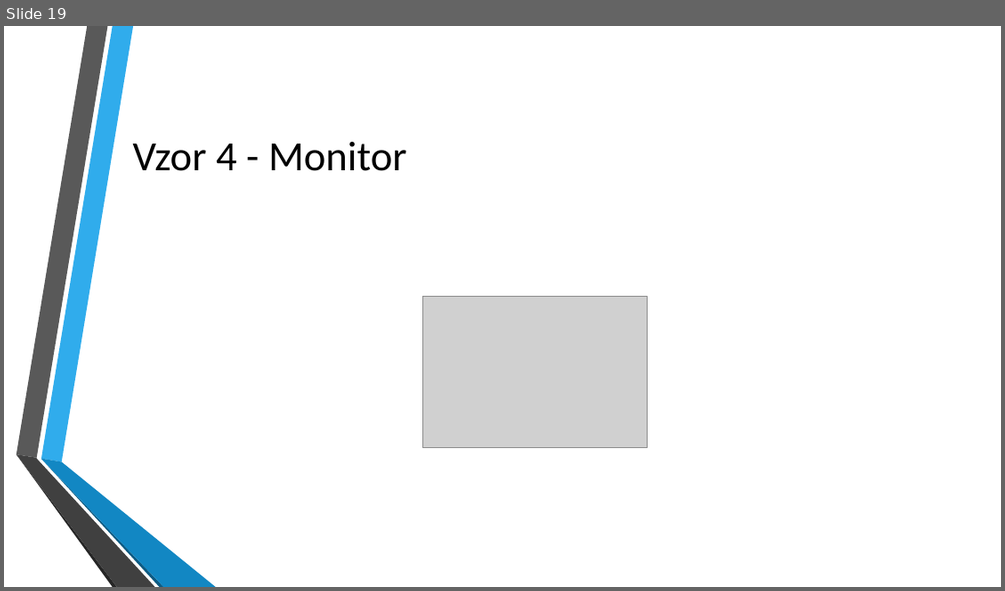
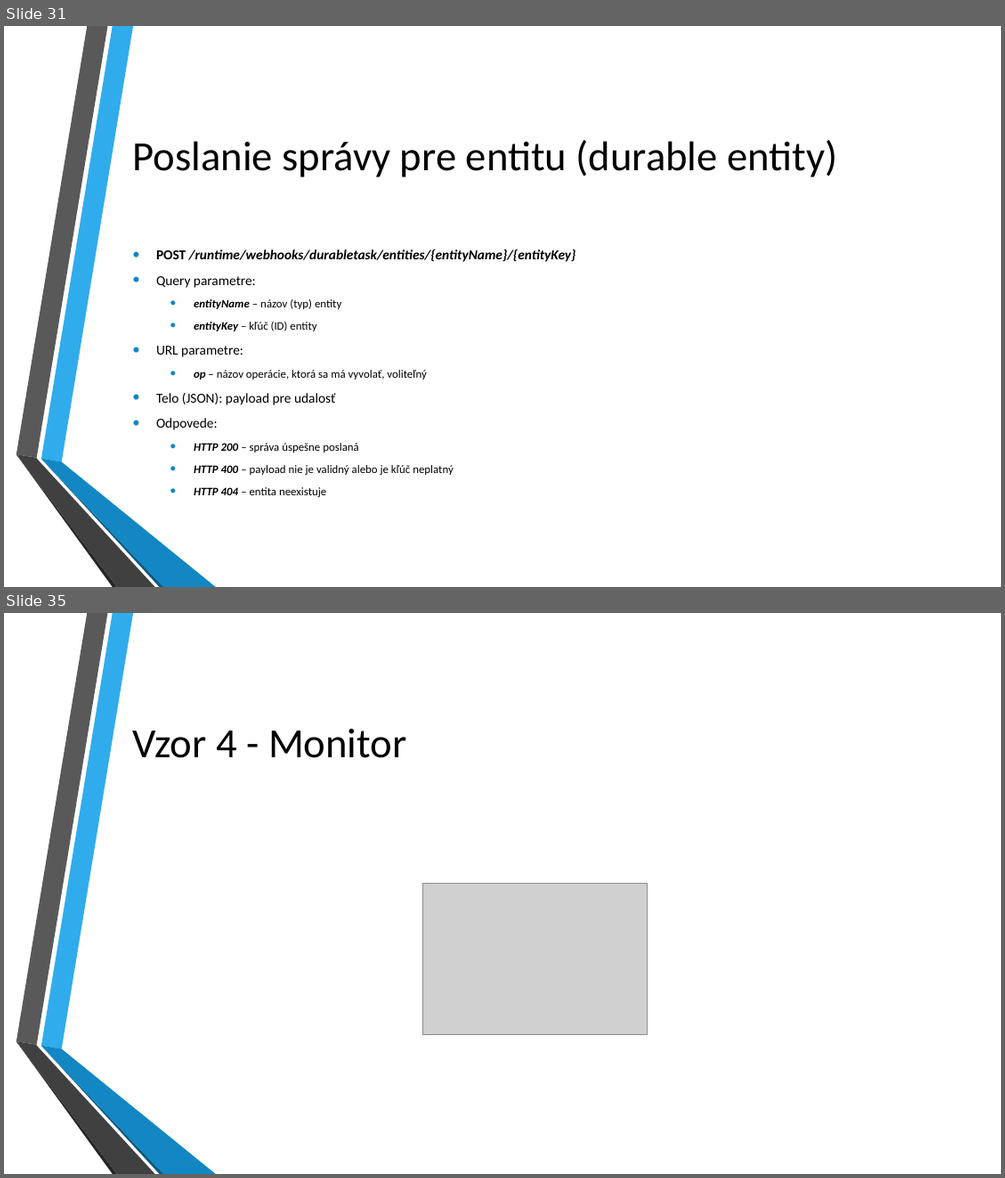
Before and after one commit to kubinko/Azure-Resources-Overview, a slide deck: 05 - Durable Functions/Durable Functions.pptx. Shown one above the other, each under a label of ours: slide 19 before the commit, slides 31 and 35 after it; the slides between them are not shown. The pictures are 1005x591 and 1005x1178 pixels, drawn with LibreOffice and Linux fonts; fonts in the diff are those of the drawing; grey boxes stand for pictures; background and template pictures are left out. Boxes give left, top, right and bottom in pixels: in the first picture for what was removed or moved away, otherwise in the second. Text is boxed around its words. In the diff, an @@ line names an element or a change of style, - is before the commit and + after.

```diff
--- a/05 - Durable Functions/Durable Functions.pptx
+++ b/05 - Durable Functions/Durable Functions.pptx
@@ slide 31 added at [4, 26, 1001, 587], background picture (left out); not listed: 6 template elements that a slide beside it also shows @@
@@ title added at [133, 140, 837, 177], 40 pt, text #000000 @@
+Poslanie správy pre entitu (durable entity)
@@ text added at [156, 248, 576, 497], 11 pt, text #000000 @@
+• POST /runtime/webhooks/durabletask/entities/{entityName}/{entityKey}
+• Query parametre:
+  • entityName – názov (typ) entity
+  • entityKey – kľúč (ID) entity
+• URL parametre:
+  • op – názov operácie, ktorá sa má vyvolať, voliteľný
+• Telo (JSON): payload pre udalosť
+• Odpovede:
+  • HTTP 200 – správa úspešne poslaná
+  • HTTP 400 – payload nie je validný alebo je kľúč neplatný
+  • HTTP 404 – entita neexistuje
@@ what was slide 19 is now slide 35 @@
```
Also in this commit, not shown: 10 slides changed, 20 other slides added.
